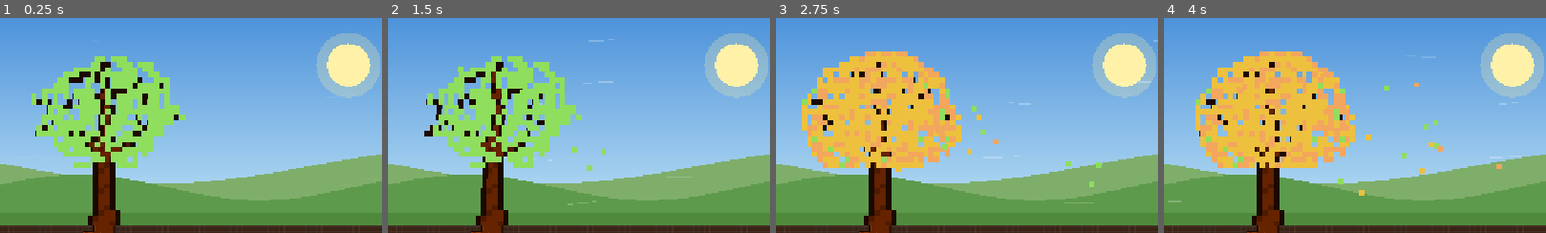
Above: before the commit, frames 1-4 (left to right).
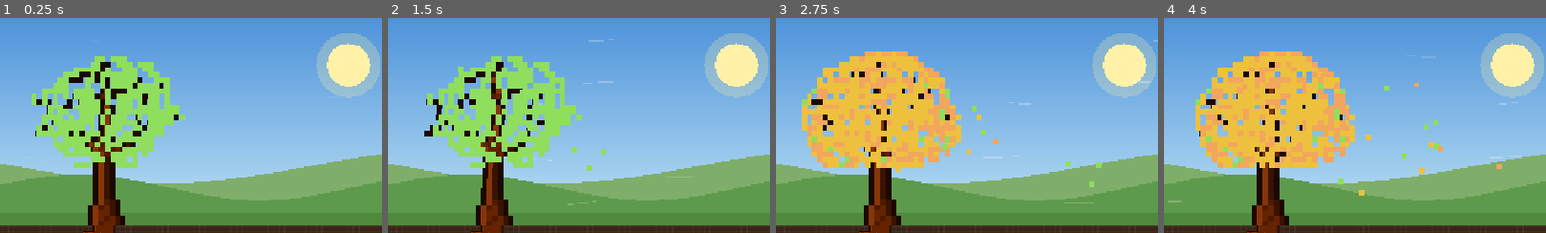
Above: after the commit, the same moments.

Repository: Jeeareen/ExtendoRoot
Game: Godot game, scene res://scenes/main.tscn
The game is run twice, just before and just after one commit, with the same random seed, the same clock (stepped at 60 frames per second) and the same inputs.
Inputs (mouse positions are % of the whole screen's width and height, from its top left):
- Up to frame 1 (0.25 s): no input
- Up to frame 2 (1.5 s): tap Enter at 0.5 s; move the mouse to (72, 45) at 0.52 s; tap R at 0.6 s; click (72, 45) at 0.67 s; drag from (30, 55) to (45, 70) at 1.27 s
- Up to frame 3 (2.75 s): move the mouse to (60, 28) at 2.02 s; tap R at 2.1 s; click (60, 28) at 2.17 s
- Up to frame 4 (4 s): drag from (45, 70) to (20, 35) at 2.77 s; move the mouse to (80, 65) at 3.52 s; tap R at 3.6 s; click (80, 65) at 3.67 s
The pictures show only the part of the screen within x 36-86%, y 2-52%; the shares and areas given below are measured in that part.

The runs differ from the first frame. In frame 1, 1.2% of the frame differs, in the area x 23-33%, y 32-97%; in frame 2, 1.2%, in the area x 23-33%, y 24-97%; in frame 3, 1.1%; in frame 4, 1.1%.

Commit message:
Ağaç alt kısmı 2-3px genişletildi ve gölgeli yapıldı, su akışı 5px paket + 0.5s duraksama olarak güncellendi

Diff:
--- a/scripts/main.gd
+++ b/scripts/main.gd
@@ -1447,17 +1447,17 @@
 	if neighbor_count <= 1 and depth > 0:
 		draw_rect(Rect2(px + 3.0, py + 3.0, 2.0, 2.0), ROOT_TIP_COLOR)
 
-	# 7. Animated Water Absorption Stream (Aşağıdan yukarıya, sudan ağaç tabanına KESİNTİSİZ akış)
+	# 7. Animated Water Absorption Pulse (Aşağıdan yukarıya, 5 piksel akış + yarım saniye duraksama)
 	if _is_connected_to_water and _water_flow_cells.has(cell):
 		var dist: int = _water_flow_cells[cell]
-		# 1. Kök boyunca kesintisiz akan canlı su damarı (Asla kesilmez)
-		draw_rect(Rect2(px + 2.0, py + 2.0, 4.0, 4.0), Color("29b6f6"))
-		# 2. Suyun temas noktasından ağaç tabanına doğru sürekli hızla tırmanan parlak su akıntı dalgaları
-		var ripple: float = fmod(_water_pulse_time * 9.0 - float(dist) * 0.9, 3.0)
-		if ripple >= 0.0 and ripple < 1.4:
-			draw_rect(Rect2(px + 2.5, py + 2.5, 3.0, 3.0), Color.WHITE)
-		else:
-			draw_rect(Rect2(px + 3.0, py + 3.0, 2.0, 2.0), Color("80d8ff"))
+		# 10 hücrelik döngü (hız=10): 5 hücrelik su akışı (0.5 sn) ardından 5 hücrelik duraksama (0.5 sn)
+		var wave: float = fmod(_water_pulse_time * 10.0 - float(dist), 10.0)
+		if wave >= 0.0 and wave < 5.0:
+			# 5 piksel boyunca ilerleyen mavi su akışı
+			draw_rect(Rect2(px + 2.0, py + 2.0, 4.0, 4.0), ROOT_WATER_FLOW)
+			# Dalganın öncü parlak su damlası
+			if wave < 1.6:
+				draw_rect(Rect2(px + 2.5, py + 2.5, 3.0, 3.0), Color.WHITE)
 
 
 func _update_water_flow_path() -> void:
Binary file changed: assets/tree.png
